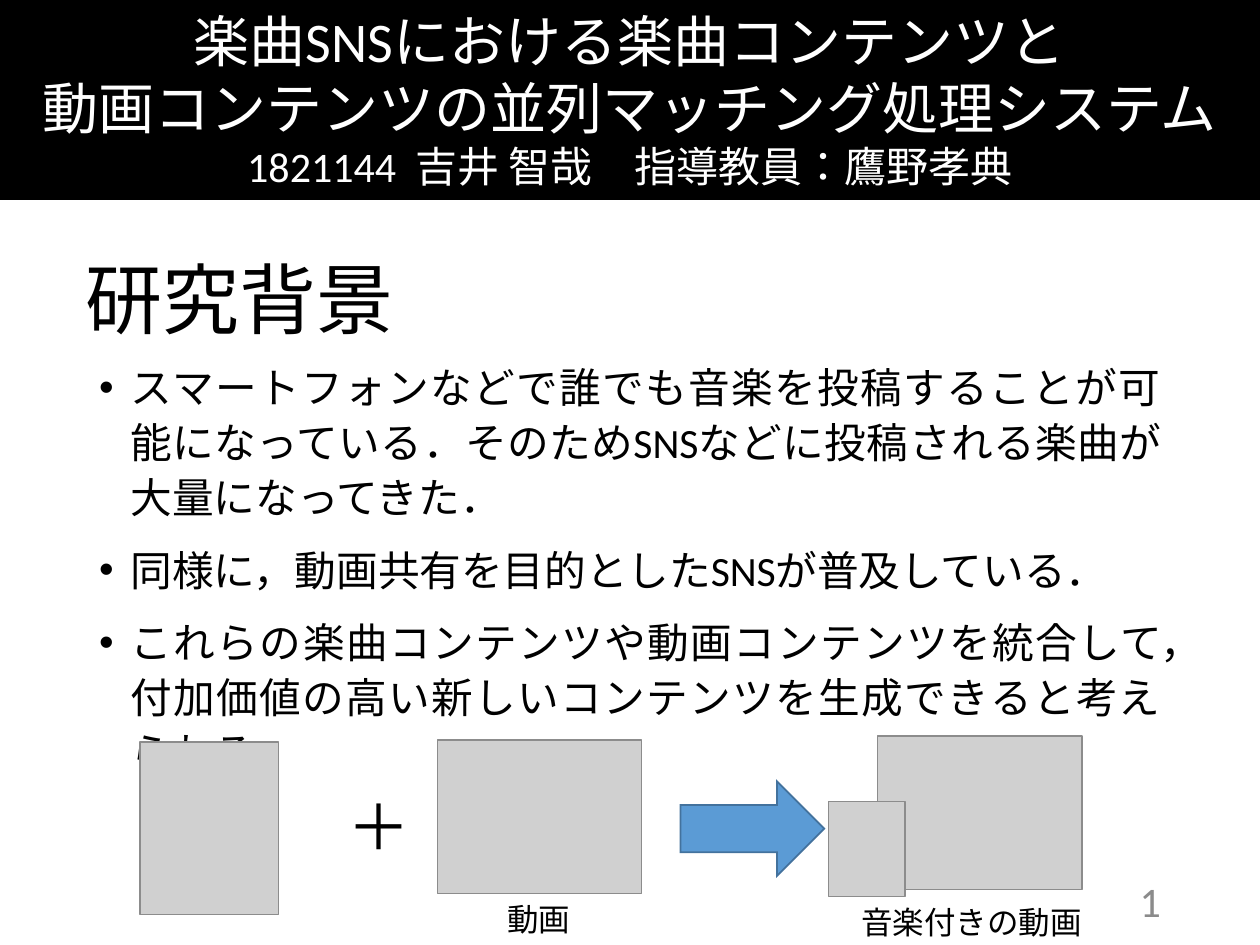
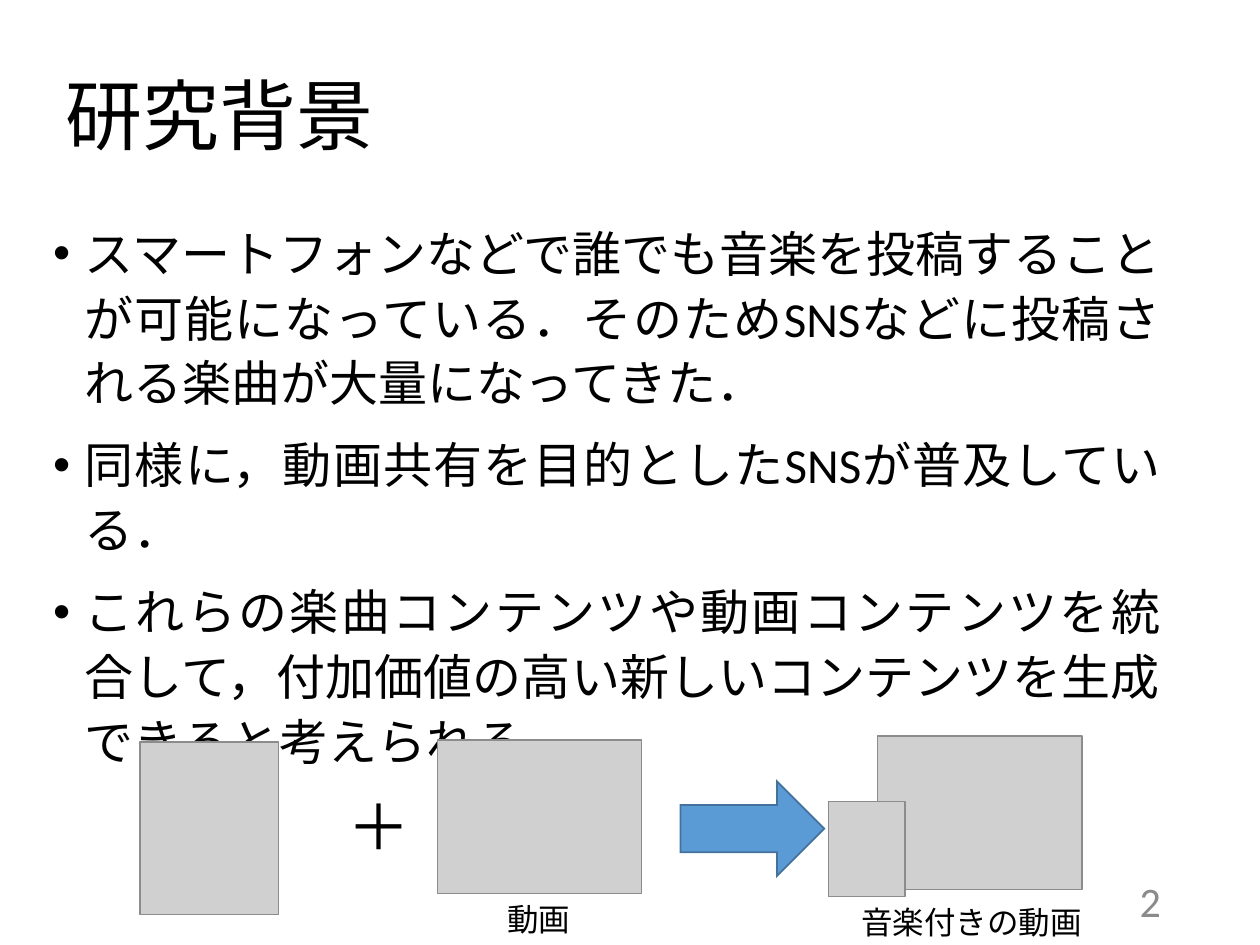
Before and after one commit to kait-takanolab/1821144-yoshii-thesis, a slide deck: slide 2 of 発表用スライド/1821144_yoshii_thesis.pptx (slide 1 before the commit). Drawn at 1260x945 pixels with LibreOffice and Linux fonts; fonts in the diff are those of the drawing; grey boxes stand for pictures. Boxes give left, top, right and bottom in pixels: in the first picture for what was removed or moved away, otherwise in the second. Text is boxed around its words. In the diff, an @@ line names an element or a change of style, - is before the commit and + after.

```diff
--- a/発表用スライド/1821144_yoshii_thesis.pptx
+++ b/発表用スライド/1821144_yoshii_thesis.pptx
@@ rectangle removed at (0, 0, 1260, 199) @@
-楽曲SNSにおける楽曲コンテンツと
-動画コンテンツの並列マッチング処理システム
-1821144 吉井 智哉 指導教員：鷹野孝典
@@ title "研究背景": place and size @@
-title "研究背景" at (86, 263, 394, 335)
+title "研究背景" at (66, 79, 374, 151)
@@ text "スマートフォンなどで誰でも音楽を投稿することが可能になっている．そのためSNSなどに投稿される楽曲が大量になってきた．": place and size @@
-text "スマートフォンなどで誰でも音楽を投稿することが可能になっている．そのためSNSなどに投稿される楽曲が大量になってきた．" at (131, 368, 1202, 717)
+text "スマートフォンなどで誰でも音楽を投稿することが可能になっている．そのためSNSなどに投稿される楽曲が大量になってきた．" at (85, 230, 1161, 772)
@@ text "スマートフォンなどで誰でも音楽を投稿することが可能になっている．そのためSNSなどに投稿される楽曲が大量になってきた．" at (85, 230, 1161, 772): size 23.8 to 28 pt @@
@@ page number at (1140, 890, 1161, 917): text changed @@
-1
+2
```
Also in this commit, not shown: 4 other slides changed, 3 slides added, 1 other file.
